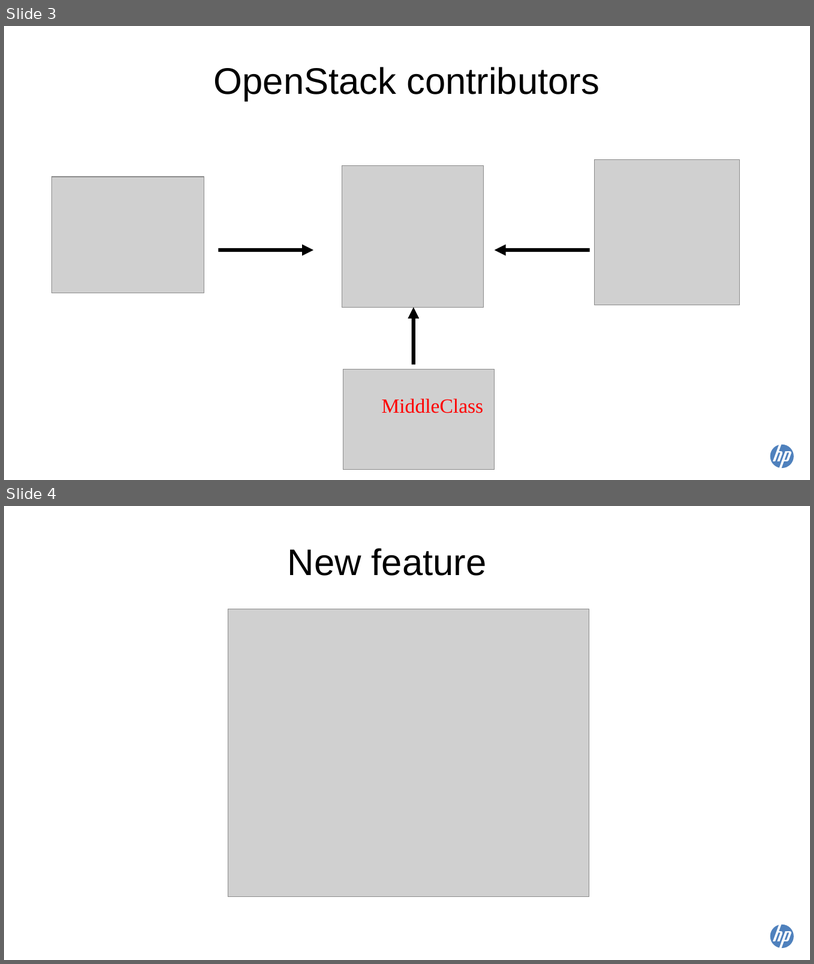
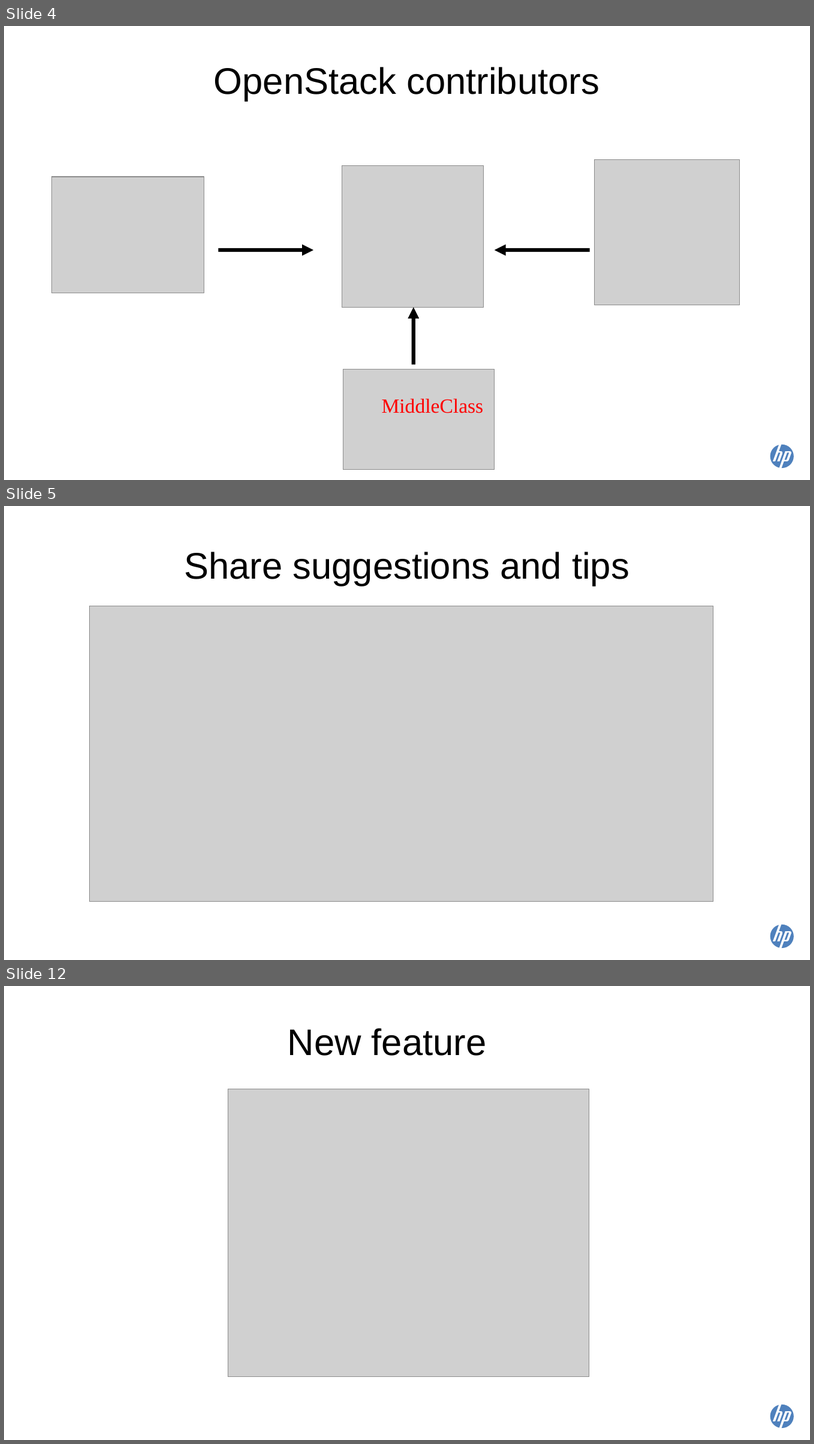
Before and after one commit to scottdangelo/TokyoSummitTalk, a slide deck: Tokyo2015_ROZ.odp. Shown one above the other, each under a label of ours: slides 3 and 4 before the commit, slides 4, 5 and 12 after it; the slides between them are not shown. The pictures are 814x964 and 814x1444 pixels, drawn with LibreOffice and Linux fonts; fonts in the diff are those of the drawing; grey boxes stand for pictures. Boxes give left, top, right and bottom in pixels: in the first picture for what was removed or moved away, otherwise in the second. Text is boxed around its words. In the diff, an @@ line names an element or a change of style, - is before the commit and + after.

```diff
--- a/Tokyo2015_ROZ.odp
+++ b/Tokyo2015_ROZ.odp
@@ slide 5 added at bbox=[4, 506, 810, 960], background #FFFFFF; not listed: 1 template element that a slide beside it also shows @@
@@ title added at bbox=[184, 552, 630, 586], 44 pt, text #000000 @@
+Share suggestions and tips
@@ picture added at bbox=[90, 606, 714, 901] @@
@@ what was slide 3 is now slide 4 @@
@@ what was slide 4 is now slide 12 @@
```
Also in this commit, not shown: 2 slides changed, 9 other slides added, 1 other file.
